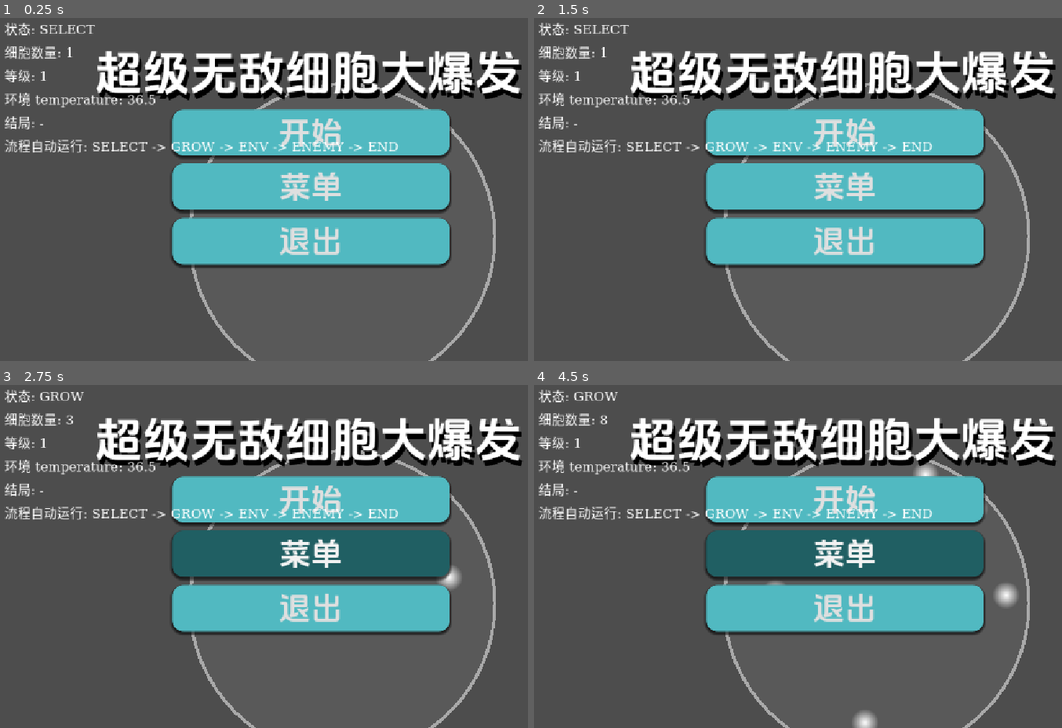
Above: before the commit, frames 1-4 (two rows, left to right).
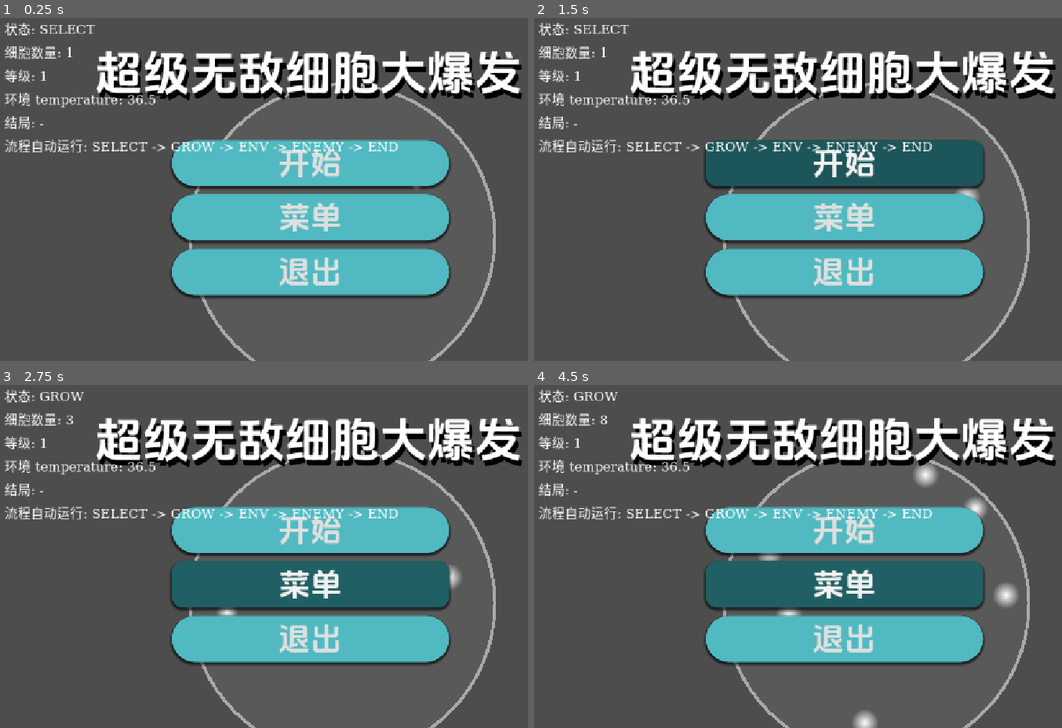
Above: after the commit, the same moments.

Repository: Galax121/-
Game: Godot game, scene res://main/Main.tscn
Two runs of this game, one before a commit and one after it. Both use one fixed random seed, a clock stepped at 60 frames per second and the inputs below.
Inputs:
- Up to frame 1 (0.25 s): no input
- Up to frame 2 (1.5 s): click "开始" at 0.5 s; click "开始" at 1.25 s
- Up to frame 3 (2.75 s): click "菜单" at 2 s
- Up to frame 4 (4.5 s): click "菜单" at 2.75 s; click "开始" at 3.5 s; click "菜单" at 4.25 s

The runs differ from the first frame. In frame 1, 18% of the frame differs, in the area x 32-86%, y 26-82%; in frame 2, 22%; in frame 3, 23%; in frame 4, 23%.

Commit message:
Update mainmenu.tscn
Co-Authored-By: Galax121 <325585551+Galax121@users.noreply.github.com>

Diff:
--- a/main/mainmenu.tscn
+++ b/main/mainmenu.tscn
@@ -8,10 +8,10 @@
 
 [sub_resource type="StyleBoxFlat" id="StyleBoxFlat_vd1cm"]
 bg_color = Color(0.31600198, 0.72724897, 0.75558794, 1)
-corner_radius_top_left = 20
-corner_radius_top_right = 20
-corner_radius_bottom_right = 20
-corner_radius_bottom_left = 20
+corner_radius_top_left = 55
+corner_radius_top_right = 55
+corner_radius_bottom_right = 55
+corner_radius_bottom_left = 55
 shadow_size = 5
 shadow_offset = Vector2(0, 3.41)
 
@@ -79,10 +79,10 @@
 anchor_top = 0.5
 anchor_right = 0.5
 anchor_bottom = 0.5
-offset_left = -248.0
-offset_top = -137.0
-offset_right = 261.0
-offset_bottom = 147.5
+offset_left = -249.0
+offset_top = -81.0
+offset_right = 260.0
+offset_bottom = 203.5
 grow_horizontal = 2
 grow_vertical = 2
 size_flags_horizontal = 4
@@ -93,6 +93,7 @@
 layout_mode = 2
 size_flags_vertical = 3
 theme_override_colors/font_color = Color(0.875, 0.875, 0.875, 1)
+theme_override_constants/h_separation = 4
 theme_override_fonts/font = ExtResource("2_insle")
 theme_override_font_sizes/font_size = 58
 theme_override_styles/normal = SubResource("StyleBoxFlat_vd1cm")
